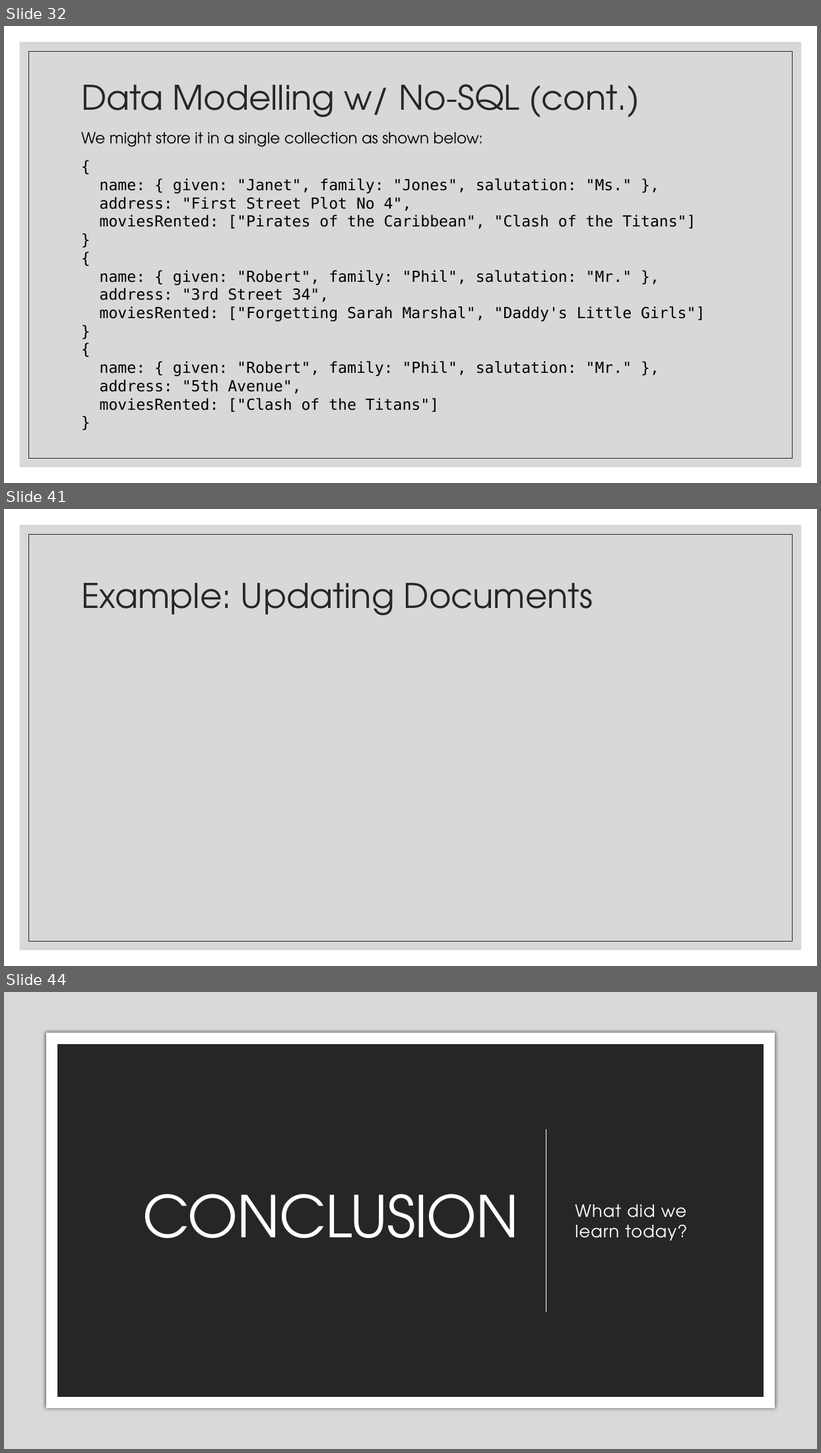
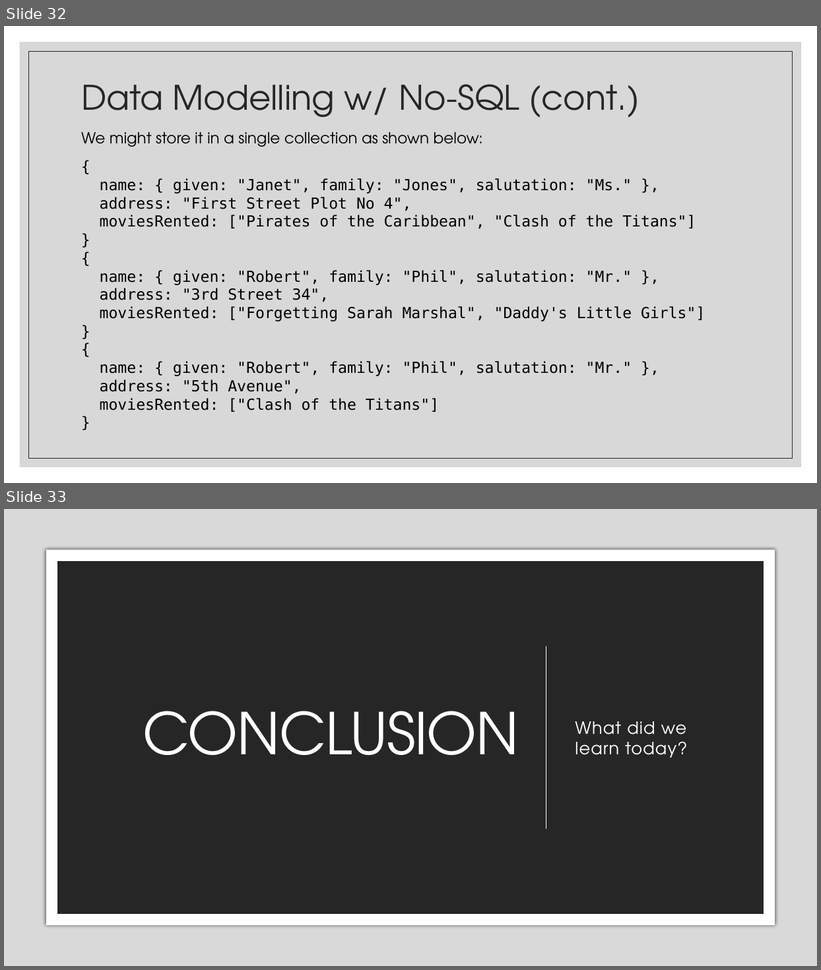
Before and after one commit to zackstotts/base-node-curriculum, a slide deck: unit_03/slides/01 Intro to MongoDB.pptx. Shown one above the other, each under a label of ours: slides 32, 41 and 44 before the commit, slides 32 and 33 after it; the slides between them are not shown. The pictures are 821x1453 and 821x970 pixels, drawn with LibreOffice and Linux fonts; fonts in the diff are those of the drawing. Boxes give left, top, right and bottom in pixels: in the first picture for what was removed or moved away, otherwise in the second. Text is boxed around its words. In the diff, an @@ line names an element or a change of style, - is before the commit and + after.

```diff
--- a/unit_03/slides/01 Intro to MongoDB.pptx
+++ b/unit_03/slides/01 Intro to MongoDB.pptx
@@ slide 41 removed at [4, 509, 817, 966], background #FFFFFF; not listed: 2 template elements that a slide beside it also shows @@
@@ title removed at [81, 583, 593, 615] @@
-Example: Updating Documents
@@ what was slide 44 is now slide 33 @@
```
Also in this commit, not shown: 2 slides changed, 10 other slides removed, 1 other file.
